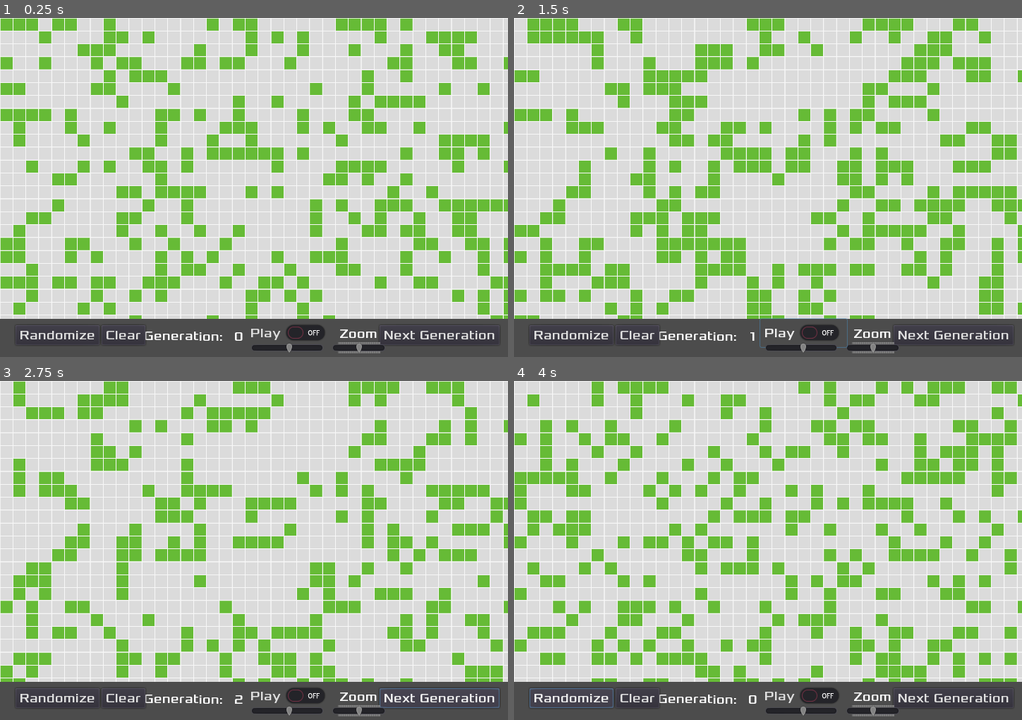
Above: before the commit, frames 1-4 (two rows, left to right).
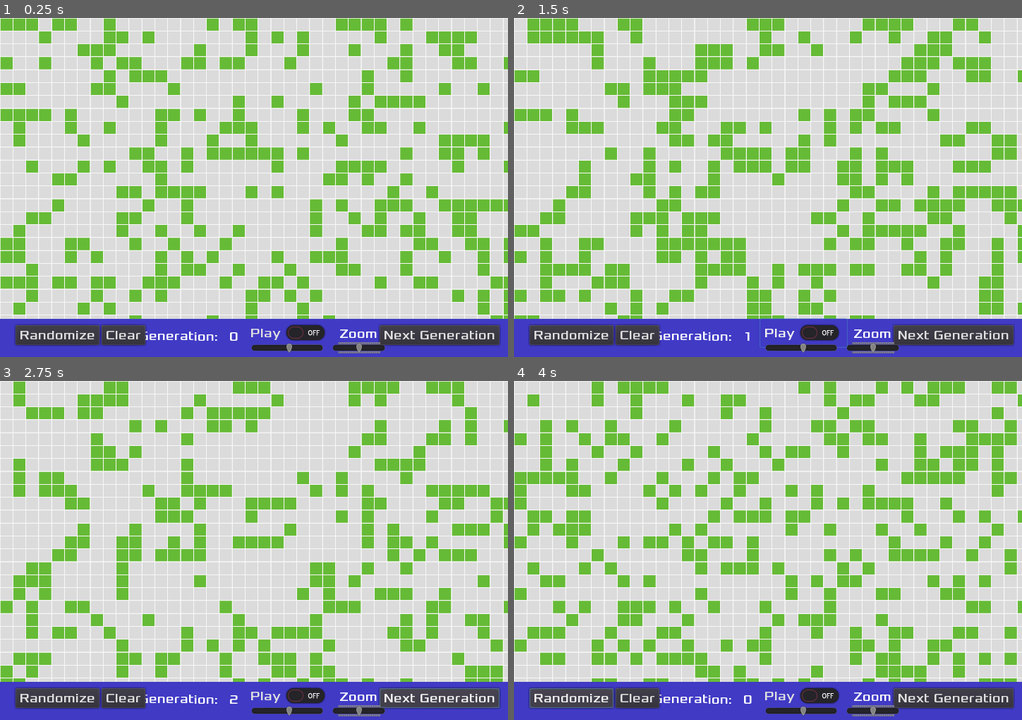
Above: after the commit, the same moments.

Repository: albertomsp/godot-game-of-life
Game: Godot game, scene res://src/Main.tscn
Two runs of this game, one before a commit and one after it. Both use one fixed random seed, a clock stepped at 60 frames per second and the inputs below. The engine's default icon, where the game draws it, is replaced by a stand-in: a white triangle on a blue panel in a dark square.
Inputs:
- Up to frame 1 (0.25 s): no input
- Up to frame 2 (1.5 s): click "Play" at 0.5 s; click "Play" at 1.25 s
- Up to frame 3 (2.75 s): click "Next Generation" at 2 s
- Up to frame 4 (4 s): click "Next Generation" at 2.75 s; click "Randomize" at 3.5 s

The runs differ from the first frame. In frame 1, 7.5% of the frame differs, in the area x 0-100%, y 88-100%; in frame 2, 7.5%; in frame 3, 7.5%; in frame 4, 7.5%.

Commit message:
improving UI colors and UI alignement

Diff:
--- a/src/HUD.tscn
+++ b/src/HUD.tscn
@@ -15,7 +15,7 @@
 anchor_right = 1.0
 anchor_bottom = 1.0
 margin_top = -6.0
-color = Color( 0.301961, 0.301961, 0.301961, 1 )
+color = Color( 0.254902, 0.231373, 0.776471, 1 )
 __meta__ = {
 "_edit_use_anchors_": false
 }
@@ -23,8 +23,8 @@
 [node name="NextGenButton" type="Button" parent="."]
 anchor_left = 1.0
 anchor_top = 0.97
-anchor_right = 1.0
-anchor_bottom = 0.97
+anchor_right = 1.03333
+anchor_bottom = 0.974167
 margin_left = -182.0
 margin_top = -30.6
 margin_right = -36.0
@@ -50,9 +50,9 @@
 }
 
 [node name="GenerationCounter" type="Label" parent="."]
-anchor_left = 0.47
+anchor_left = 0.46
 anchor_top = 0.958
-anchor_right = 0.472778
+anchor_right = 0.46
 anchor_bottom = 0.959167
 margin_left = -5.89218
 margin_top = -20.0
